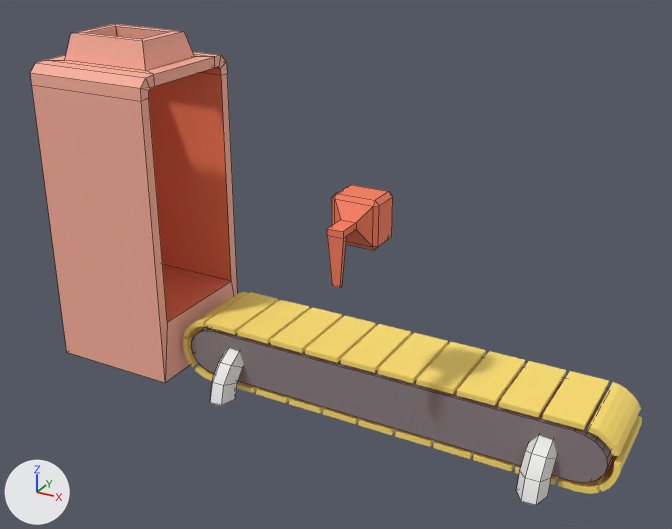
Two versions of the FBX model Assets/Models/Farm Tools/CheeseMachine.fbx, one commit apart.
Camera for both pictures: a 50 mm lens placed at (1.45, -3.18, 2.22), pointed at (-0.24, -0.1, 0.68). Lighting does not change. The marker at lower left points along +X, +Y and +Z. Mesh edges are drawn as thin lines on the coarser meshes. Where no turn or scale is listed for an object, it has been applied to the vertices.

Names of what the first picture shows: 'Hand', 'Leg1', 'Leg2', 'Oven', 'Plane.001', 'Wheel.002'.
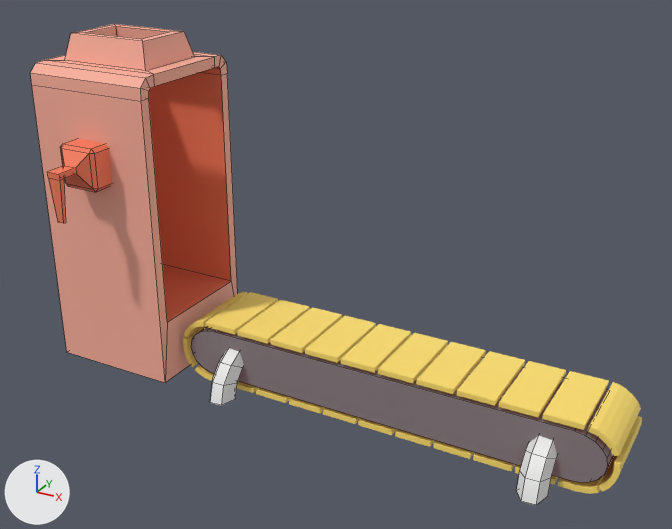
Where the newer file only moved an object's origin or applied its transform, the numbers keep the older frame.

Changed parts and their boxes (x1, y1, x2, y2) in the pictures (672 x 529 px):
'Hand', mesh moved
    before: (327, 185, 393, 288)
    after: (47, 139, 112, 223)

Patch to the scene script:
```diff
--- a/Assets/Models/Farm Tools/CheeseMachine.fbx.py
+++ b/Assets/Models/Farm Tools/CheeseMachine.fbx.py
@@ me_cube_020 @@
 me_cube_020.from_pydata(...)  # 38 vertices, 38 faces; spans x -0.095..0.095, y -0.149..0.124, z -0.187..0.108
 # used by ob_hand; location = (0.0, -0.389, 0.999)
+# me_cube_020 part 1: the whole mesh is moved by (-1.317, 0.0, 0.0)
 me_cube_020.materials.append(mat_palette)
```
